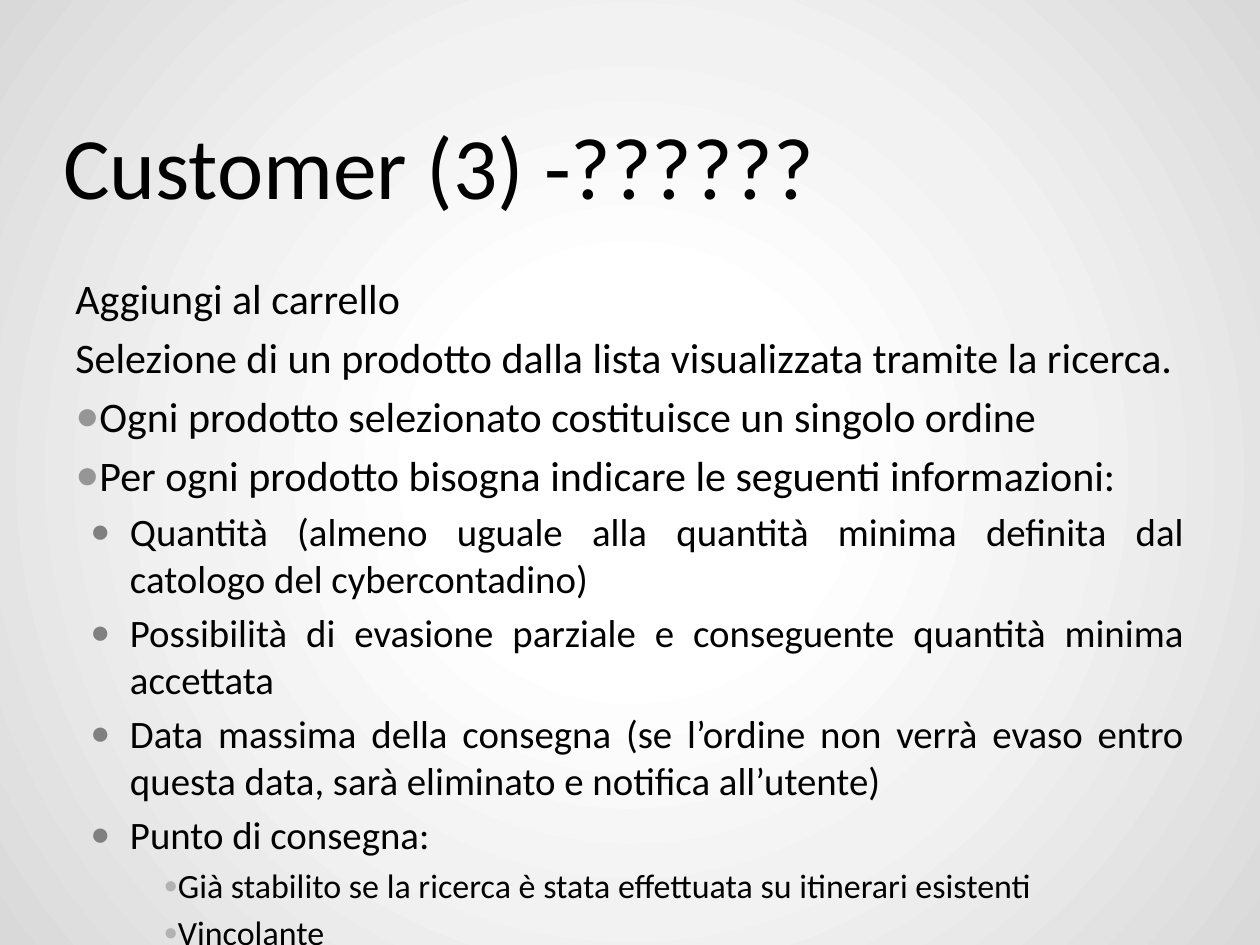
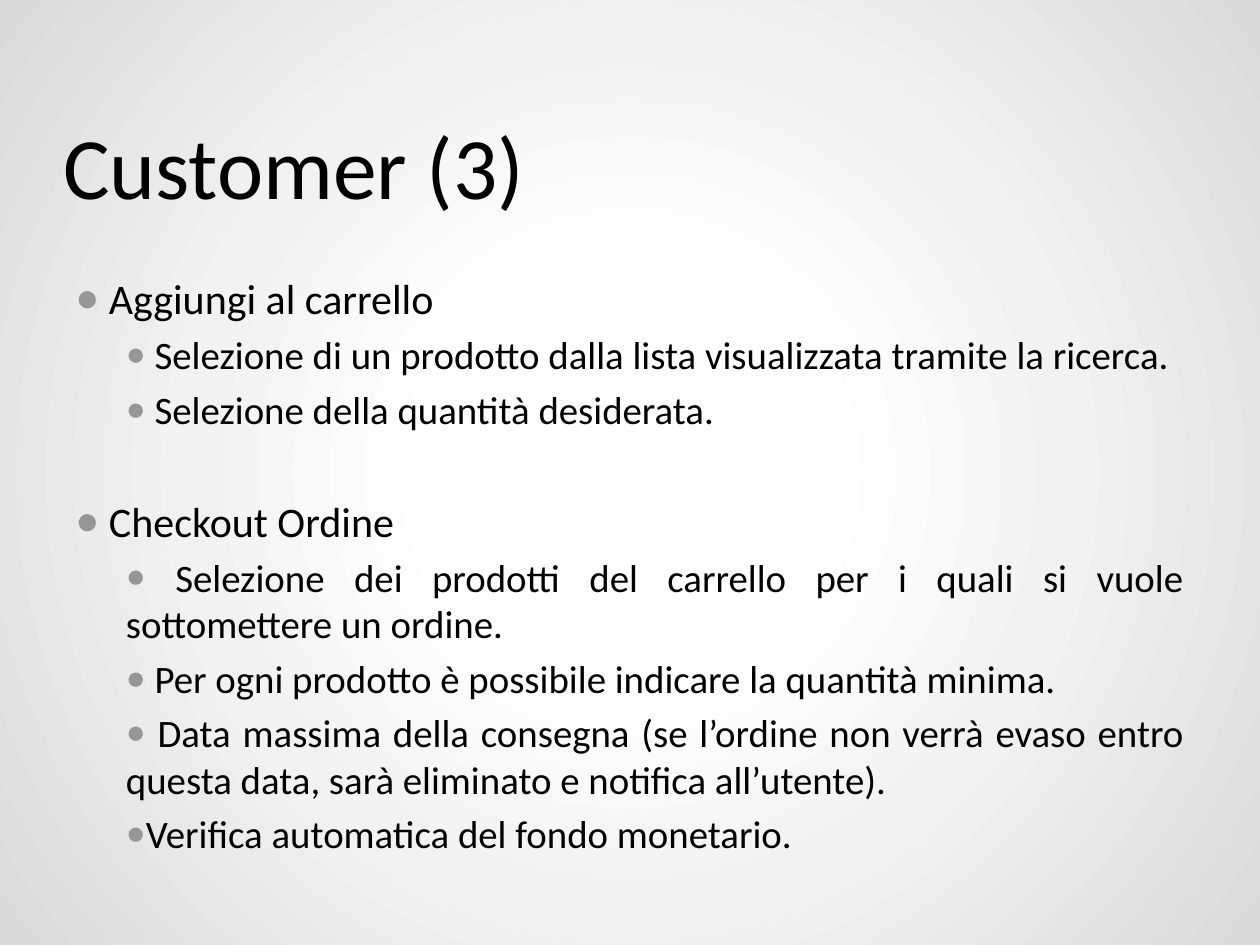
Before and after one commit to ZhangUranus/amicidelgas, a slide deck: slide 7 of SeamAmiciDelGas/risorse_gassose/presentazione_demo/SeamAmiciDelGas.pptx. Drawn at 1260x945 pixels with LibreOffice and Linux fonts; fonts in the diff are those of the drawing; background and template pictures are left out. Boxes give left, top, right and bottom in pixels: in the first picture for what was removed or moved away, otherwise in the second. Text is boxed around its words. In the diff, an @@ line names an element or a change of style, - is before the commit and + after.

```diff
--- a/SeamAmiciDelGas/risorse_gassose/presentazione_demo/SeamAmiciDelGas.pptx
+++ b/SeamAmiciDelGas/risorse_gassose/presentazione_demo/SeamAmiciDelGas.pptx
@@ text at box(109, 284, 1169, 376): size 24.1 to 22.2 pt in "Selezione di un prodotto dalla lista visualizzata ..."; bullet none to ●; list level 1 to 2 in "Selezione di un prodotto dalla ..." @@
@@ text at box(109, 397, 1184, 849): text changed @@
-● Ogni prodotto selezionato costituisce un singolo ordine
-● Per ogni prodotto bisogna indicare le seguenti informazioni:
-  ● Quantità (almeno uguale alla quantità minima definita dal catologo del cybercontadino)
-  ● Possibilità di evasione parziale e conseguente quantità minima accettata
-  ● Data massima della consegna (se l’ordine non verrà evaso entro questa data, sarà eliminato e notifica all’utente)
-  ● Punto di consegna:
-    ● Già stabilito se la ricerca è stata effettuata su itinerari esistenti
-    ● Vincolante
-    ● Nessuna preferenza
+  ● Selezione della quantità desiderata.
+● Checkout Ordine
+  ● Selezione dei prodotti del carrello per i quali si vuole sottomettere un ordine.
+  ● Per ogni prodotto è possibile indicare la quantità minima.
+  ● Data massima della consegna (se l’ordine non verrà evaso entro questa data, sarà eliminato e notifica all’utente).
+  ● Verifica automatica del fondo monetario.
```
Also in this commit, not shown: 16 other slides changed, 31 slides added, 2 slides removed.
